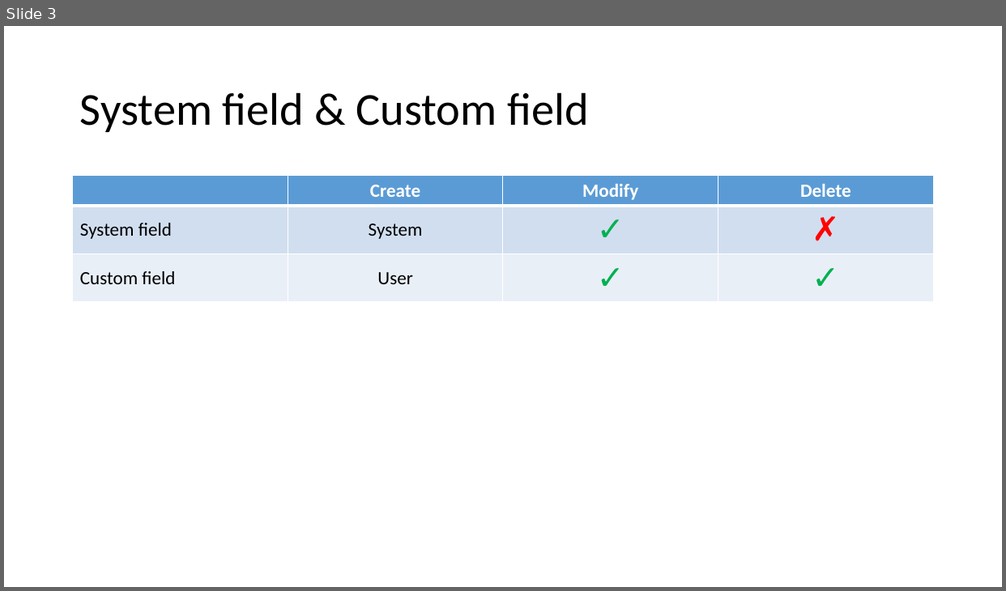
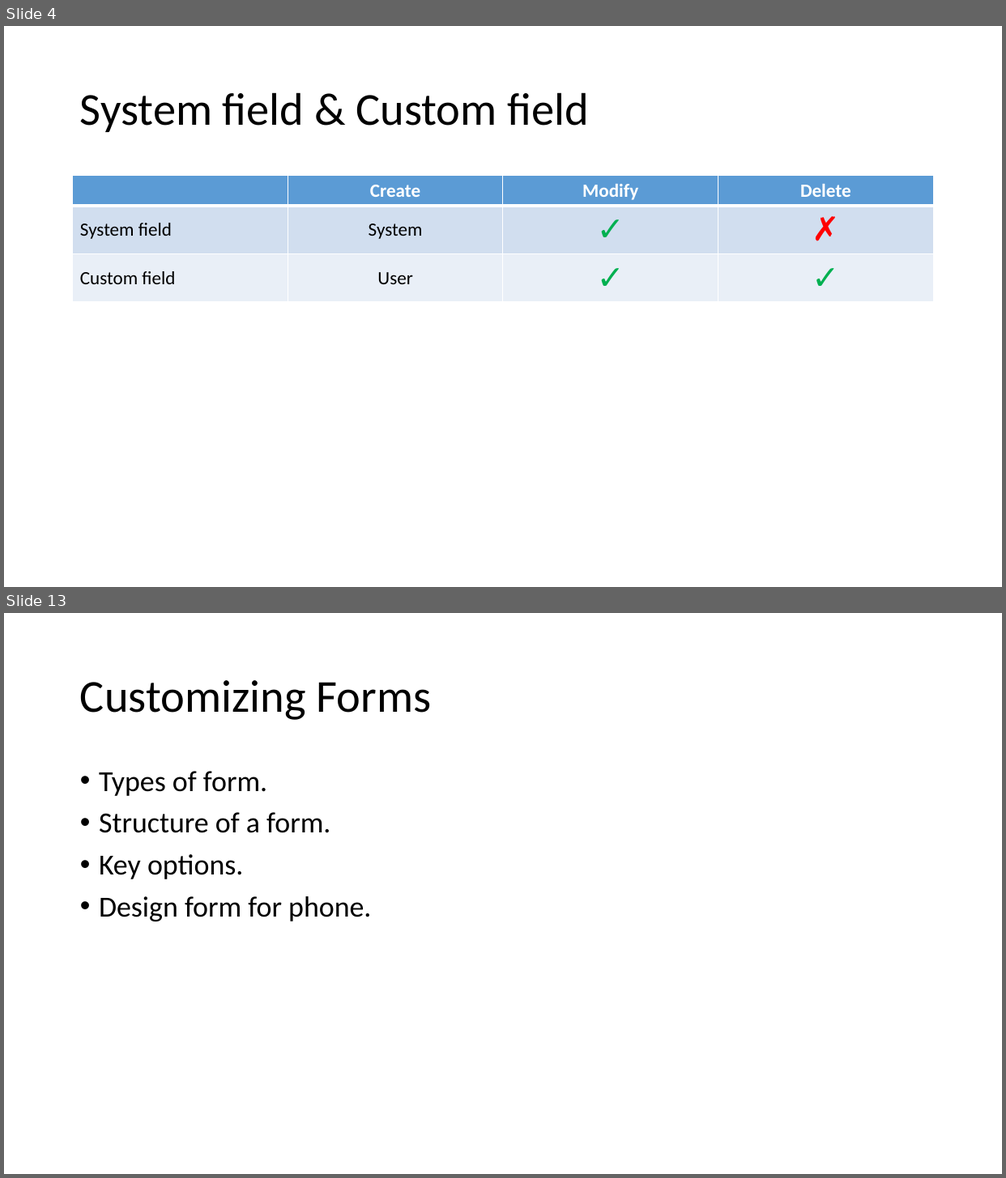
Before and after one commit to hevilhuy/Reports, a slide deck: Document/Report 2.pptx. Shown one above the other, each under a label of ours: slide 3 before the commit, slides 4 and 13 after it; the slides between them are not shown. The pictures are 1006x591 and 1006x1178 pixels, drawn with LibreOffice and Linux fonts; fonts in the diff are those of the drawing. Boxes give left, top, right and bottom in pixels: in the first picture for what was removed or moved away, otherwise in the second. Text is boxed around its words. In the diff, an @@ line names an element or a change of style, - is before the commit and + after.

```diff
--- a/Document/Report 2.pptx
+++ b/Document/Report 2.pptx
@@ slide 13 added at (4,613,1002,1174), background #FFFFFF @@
@@ title added at (80,680,431,720), 44 pt, text #000000 @@
+Customizing Forms
@@ text added at (99,771,371,922), 28 pt, text #000000 @@
+• Types of form.
+• Structure of a form.
+• Key options.
+• Design form for phone.
@@ what was slide 3 is now slide 4 @@
```
Also in this commit, not shown: 2 slides changed, 25 other slides added, 1 slide removed, 1 other file.
